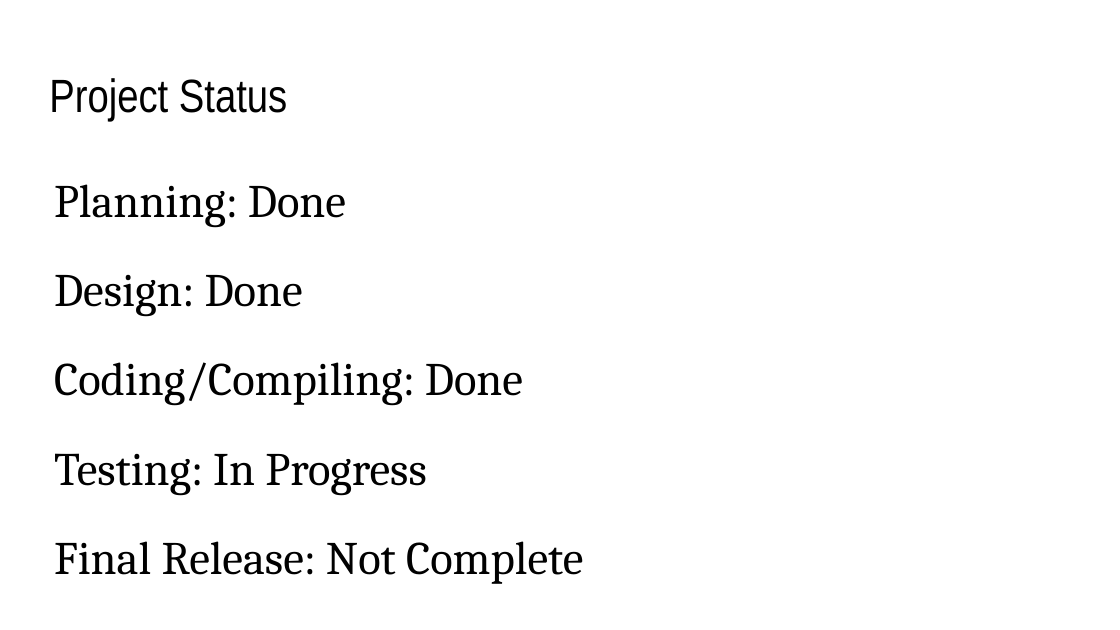
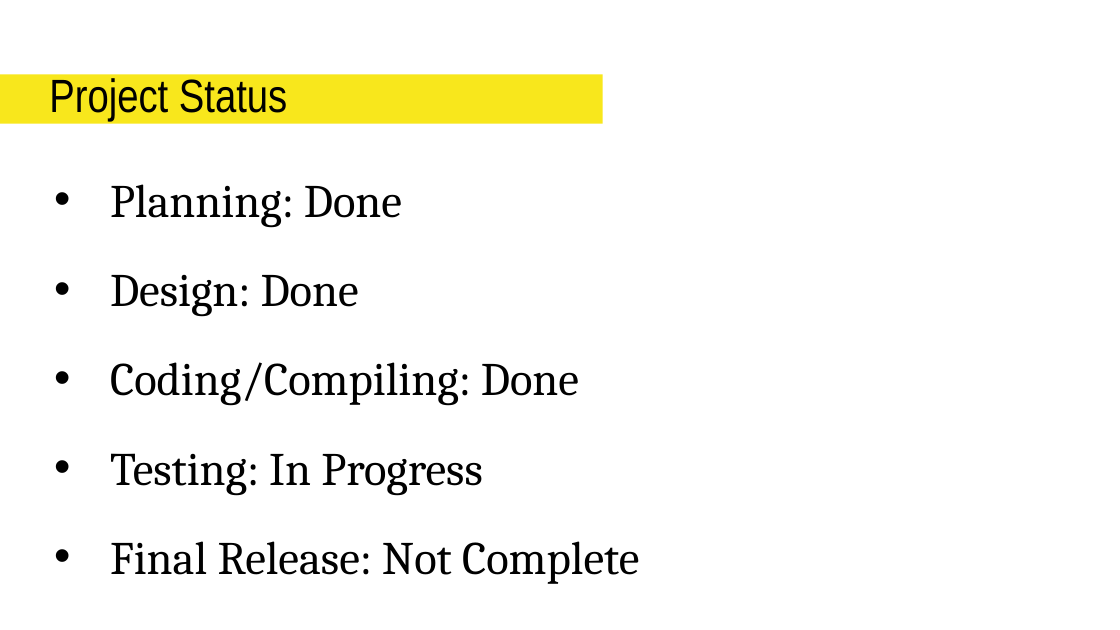
Before and after one commit to AaronStahley/SER215_Project, a slide deck: slide 8 of Presentation/Mancala Presentation.pptx. Drawn at 1120x630 pixels with LibreOffice and Linux fonts; fonts in the diff are those of the drawing. Boxes give left, top, right and bottom in pixels: in the first picture for what was removed or moved away, otherwise in the second. Text is boxed around its words. In the diff, an @@ line names an element or a change of style, - is before the commit and + after.

```diff
--- a/Presentation/Mancala Presentation.pptx
+++ b/Presentation/Mancala Presentation.pptx
@@ rectangle added at (x1=0, y1=74, x2=603, y2=123), fill #F8E71C @@
@@ text "Planning: Done" at (x1=110, y1=184, x2=639, y2=584): bullet none to • @@
```
Also in this commit, not shown: 10 other slides changed.
